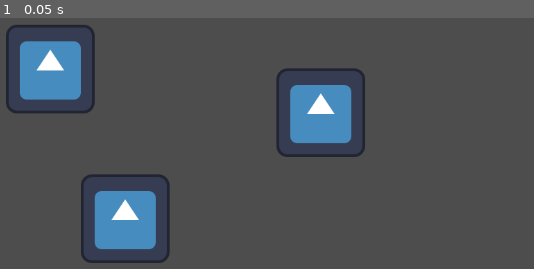
Above: before the commit, frame 1.
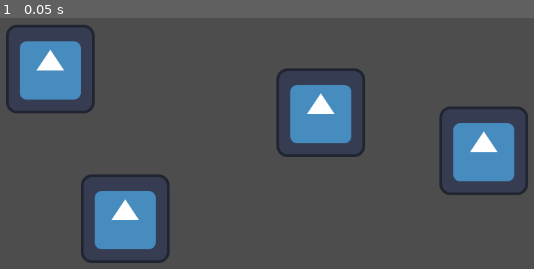
Above: after the commit, the same moment.

Repository: Alafandri/StardanceProject
Game: Godot game, scene res://main.tscn
Two runs of this game, one before a commit and one after it. Both use one fixed random seed, a clock stepped at 60 frames per second and the inputs below. The project has no main scene, so this scene is started directly. The engine's default icon, where the game draws it, is replaced by a stand-in: a white triangle on a blue panel in a dark square.
Inputs:
- Up to frame 1 (0.05 s): no input

The runs differ from the first frame. In frame 1, 3.4% of the frame differs, in the area x 82-99%, y 35-71%.

Commit message:
updateeeee

Diff:
--- a/main.tscn
+++ b/main.tscn
@@ -1,6 +1,7 @@
 [gd_scene format=3 uid="uid://b4rdlxrxcbd20"]
 
 [ext_resource type="Texture2D" uid="uid://4xgobkstypon" path="res://icon.svg" id="1_ig7tw"]
+[ext_resource type="PackedScene" uid="uid://bfy8kfdcyuiwn" path="res://spritetest.tscn" id="2_0xm2m"]
 
 [node name="Node2D" type="Node2D" unique_id=414601868]
 
@@ -15,3 +16,6 @@
 [node name="Icon3" type="Sprite2D" parent="." unique_id=862471848]
 position = Vector2(185, 270)
 texture = ExtResource("1_ig7tw")
+
+[node name="Sprite2D" parent="." unique_id=683670845 instance=ExtResource("2_0xm2m")]
+position = Vector2(741, 37)
--- /dev/null
+++ b/spritetest.tscn
@@ -0,0 +1,9 @@
+[gd_scene format=3 uid="uid://bfy8kfdcyuiwn"]
+
+[ext_resource type="Texture2D" uid="uid://4xgobkstypon" path="res://icon.svg" id="1_sxcao"]
+
+[node name="Sprite2D" type="Sprite2D" unique_id=683670845]
+
+[node name="Icon" type="Sprite2D" parent="." unique_id=2064762682]
+position = Vector2(69, 351)
+texture = ExtResource("1_sxcao")
